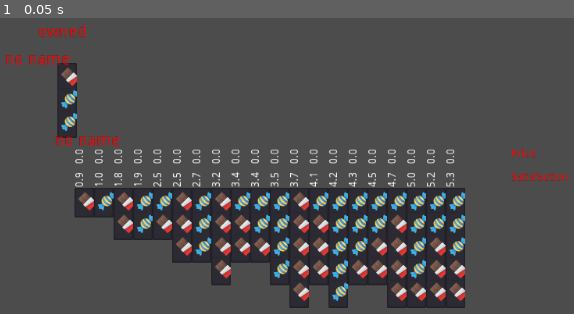
Above: before the commit, frame 1.
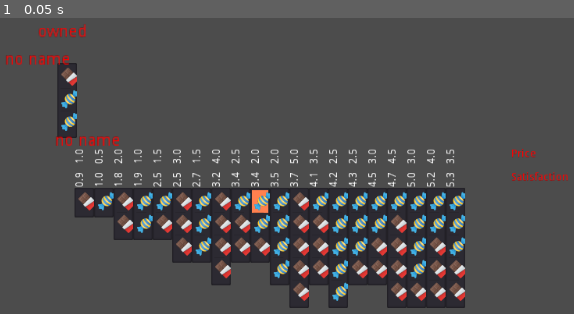
Above: after the commit, the same moment.

Repository: carlostgit/Prices
Game: Godot game, scene res://MainScene.tscn
Two runs of this game, one before a commit and one after it. Both use one fixed random seed, a clock stepped at 60 frames per second and the inputs below. The engine's default icon, where the game draws it, is replaced by a stand-in: a white triangle on a blue panel in a dark square.
Inputs:
- Up to frame 1 (0.05 s): no input

The runs differ from the first frame. In frame 1, 0.5% of the frame differs, in the area x 13-80%, y 44-66%.

Commit message:
Arreglo bug metodo equals de Combination. Un poco de refactoring. Ordeno preloads. Resalto combinacion en CombinationItemList

Diff:
--- a/Combination.gd
+++ b/Combination.gd
@@ -1,6 +1,4 @@
 extends Control
-
-class_name Combination
 
 # Declare member variables here. Examples:
 # var a = 2
@@ -85,10 +83,14 @@
 #	Finished testing
 	return true
 
-func equals(combination_arg:Combination)->bool:
+func equals(combination_arg)->bool:
 	var thing_quantity_dict:Dictionary = combination_arg.get_combidict()
 	if (thing_quantity_dict.size() and _thing_quantity_dict.size()):
-		if thing_quantity_dict.keys() == _thing_quantity_dict.keys():
+		var thing_quantity_dict_sorted:Array = thing_quantity_dict.keys()
+		thing_quantity_dict_sorted.sort()
+		var self_thing_quantity_dict_sorted:Array = _thing_quantity_dict.keys()
+		self_thing_quantity_dict_sorted.sort()
+		if thing_quantity_dict_sorted == self_thing_quantity_dict_sorted:
 			for thing in thing_quantity_dict.keys():
 				if false==(thing in _thing_quantity_dict):
 					return false;
--- a/CombinationCreator.gd
+++ b/CombinationCreator.gd
@@ -4,8 +4,8 @@
 # var a = 2
 # var b = "text"
 
+const Combination = preload("res://Combination.gd")
 const CombinationList = preload("res://CombinationList.gd")
-const Combination = preload("res://Combination.gd")
 
 var _products:Array = ["chocolate","candy"]
 
--- a/CombinationItem.gd
+++ b/CombinationItem.gd
@@ -1,10 +1,10 @@
 extends Control
 
-class_name CombinationItem
 # Declare member variables here. Examples:
 # var a = 2
 # var b = "text"
 
+const Combination = preload("res://Combination.gd")
 #var _canvas_item:CanvasItem = null
 
 var _dibujo_default:Texture = load("res://icon.png")
@@ -25,6 +25,8 @@
 var _combination_dict:Dictionary = Dictionary()
 
 var _item_list:ItemList = null
+
+
 
 # Called when the node enters the scene tree for the first time.
 func _ready():
@@ -132,8 +134,12 @@
 func get_width() -> float:
 	return _fixed_icon_size.x*_scale
 
-func get_combination_dict() -> Dictionary:
+func get_combidict() -> Dictionary:
 	return self._combination_dict
+
+func get_combination()->Combination:
+	var combination:Combination = Combination.new(_combination_dict)
+	return combination
 #
 func highlight(color_arg:Color) -> void:
 	self._item_list.set_item_custom_bg_color(0,color_arg)
--- a/CombinationItemList.gd
+++ b/CombinationItemList.gd
@@ -2,7 +2,14 @@
 
 #class_name CombinationItemList
 
+const Combination = preload("res://Combination.gd")
 const CombinationValueList = preload("res://CombinationValueList.gd")
+const CombinationItem = preload("res://CombinationItem.gd")
+#var _combination_item_scene = preload("res://CombinationItem.tscn")
+
+
+
+
 
 var _name:String = ""
 
@@ -34,9 +41,6 @@
 
 var _font = load("res://new_dynamicfont.tres")
 
-var _combination_item_scene = preload("res://CombinationItem.tscn")
-
-const CombinationItem = preload("res://CombinationItem.gd")
 
 # Called when the node enters the scene tree for the first time.
 func _ready():
@@ -62,18 +66,26 @@
 #func _init(canvas_item_arg:CanvasItem, combinations_arg:Array, combination_satisfaction_arg:Dictionary = Dictionary()):
 #func _init(canvas_item_arg:CanvasItem, combinations_arg:Array = Array(), combination_satisfaction_arg:Dictionary = Dictionary(),combidict_price_arg:Dictionary = Dictionary(),name_arg:String = "no name"):
 
-func init(combination_value_list:CombinationValueList):
-	if (combination_value_list as CombinationValueList):
-		var combinations:Array = combination_value_list.get_combinations()
-		var combination_dicts_array:Array = []
-		var combination_dict_satisfaction:Dictionary = {}
+func init(combination_satisfaction_list:CombinationValueList, combination_price_list:CombinationValueList=null):
+	if (combination_satisfaction_list as CombinationValueList):
+		var combinations:Array = combination_satisfaction_list.get_combinations()
+		var combidicts_array:Array = []
+		var combidict_satisfaction:Dictionary = {}
+		var combidict_price:Dictionary = {}
 		for combination in combinations:
-			var combination_dict:Dictionary = (combination as Combination).get_combidict()
-			combination_dicts_array.append(combination_dict)
-			var satisf:float = combination_value_list.get_value_of_combination(combination)
-			combination_dict_satisfaction[combination_dict]=satisf
-
-		_init(combination_dicts_array, combination_dict_satisfaction)
+			var combidict:Dictionary = (combination as Combination).get_combidict()
+			combidicts_array.append(combidict)
+			var satisf:float = combination_satisfaction_list.get_value_of_combination(combination)
+			combidict_satisfaction[combidict]=satisf
+
+			#price
+			if (null!=combination_price_list):
+				if combination_price_list.has_combination(combination):
+					var price:float = combination_price_list.get_value_of_combination(combination)
+					combidict_price[combidict]=price
+			#
+
+		_init(combidicts_array, combidict_satisfaction,combidict_price)
 	else:
 		assert(false)
 
@@ -135,11 +147,18 @@
 func get_combidicts()->Array:
 	return self._combidicts
 
-
-func highlight_combination_with_color(combination_to_highlight_arg:Dictionary, color_arg:Color)->void:
+func highlight_combination_with_color(combination_to_highlight_arg:Combination, color_arg:Color)->void:
 	for combination_item in self._combination_items:
-		var combination_dict:Dictionary = combination_item.get_combination_dict()
-		if Utils.compare_dictionaries(combination_dict,combination_to_highlight_arg):
+#		var combination_dict:Dictionary = combination_item.get_combination_dict()
+		var combination:Combination = combination_item.get_combination()
+		if combination.equals(combination_to_highlight_arg):
+			combination_item.highlight(color_arg)
+
+
+func highlight_combidict_with_color(combidict_to_highlight_arg:Dictionary, color_arg:Color)->void:
+	for combination_item in self._combination_items:
+		var combination_dict:Dictionary = combination_item.get_combidict()
+		if Utils.compare_dictionaries(combination_dict,combidict_to_highlight_arg):
 			combination_item.highlight(color_arg)
 
 
--- a/CombinationValueList.gd
+++ b/CombinationValueList.gd
@@ -10,6 +10,8 @@
 var _combination_value_array:Array = [] #Contiene CombinationValue
 
 class CombinationValue:
+	const Combination = preload("res://Combination.gd")
+
 	var _combination_value:Dictionary = {}
 	func _init(combination_arg:Combination=null, value_arg:float=0):
 		_combination_value["combination"]=combination_arg
@@ -50,6 +52,9 @@
 # Called every frame. 'delta' is the elapsed time since the previous frame.
 #func _process(delta):
 #	pass
+
+func is_empty()->bool:
+	return _combination_value_array.empty()
 
 func add_combination_value(combination_arg:Combination, value_arg:float)->void:
 	var combination_value:CombinationValue = CombinationValue.new(combination_arg,value_arg)
--- a/MainScene.gd
+++ b/MainScene.gd
@@ -1,8 +1,8 @@
 extends Node2D
 
+const Combination = preload("res://Combination.gd")
 const CombinationCreator = preload("res://CombinationCreator.gd")
 const CombinationList = preload("res://CombinationList.gd")
-const Combination = preload("res://Combination.gd")
 const SatisfactionCalculator = preload("res://SatisfactionCalculator.gd")
 const CombinationValueList = preload("res://CombinationValueList.gd")
 
@@ -28,12 +28,14 @@
 
 	var combinations_array:Array = combination_list.get_combinations_array()
 
-	var combination_value_list:CombinationValueList = CombinationValueList.new()
+	var combination_satisfaction_list:CombinationValueList = CombinationValueList.new()
+	var combination_price_list:CombinationValueList = CombinationValueList.new()
 	for combination in combinations_array:
 		var satisf:float = satisfaction_calculator.calculate_satisf_of_combination(combination)
-		combination_value_list.add_combination_value(combination,satisf)
-
-	combination_value_list.sort()
+		combination_satisfaction_list.add_combination_value(combination,satisf)
+		var price = Prices.calculate_combination_price(combination)
+		combination_price_list.add_combination_value(combination,price)
+	combination_satisfaction_list.sort()
 
 #	var combination_dict_array_sorted:Array = combination_value_list.get_combination_dict_array()
 #	var combination_satisfaction:Dictionary = {}
@@ -42,7 +44,14 @@
 #		combination_satisfaction[combination_dict] = satisf
 #
 #	$CombinationSatisfaction.init(combination_dict_array_sorted,combination_satisfaction)
-	$CombinationSatisfaction.init(combination_value_list)
+#	TODO: combination_price_list, meterlo en $CombinationSatisfaction
+	$CombinationSatisfaction.init(combination_satisfaction_list, combination_price_list)
+
+
+	#Voy a resaltar la combinación actual
+	var combination:Combination = $OwnedItems.get_combination()
+	var color:Color = Color( 1, 0.5, 0.31, 1 )
+	$CombinationSatisfaction.highlight_combination_with_color(combination,color)
 
 	pass # Replace with function body.
 
--- a/Prices.gd
+++ b/Prices.gd
@@ -1,4 +1,6 @@
 extends Control
+
+const Combination = preload("res://Combination.gd")
 
 # Declare member variables here. Examples:
 # var a = 2
@@ -29,7 +31,10 @@
 	else:
 		return 0.0
 
-func calculate_price(combidict_arg:Dictionary)->float:
+func calculate_combination_price(combination_arg:Combination)->float:
+	return calculate_combidict_price(combination_arg.get_combidict())
+
+func calculate_combidict_price(combidict_arg:Dictionary)->float:
 
 	var total_price:float = 0.0
 	for product in combidict_arg.keys():
--- a/TradeCalculator.gd
+++ b/TradeCalculator.gd
@@ -42,7 +42,7 @@
 
 	var satisfaction:float =_satisfaction_calculator.calculate_satisf_of_combidict(combidict_arg)
 	#Prices está en autoload, por lo que lo puedo usar en cualquier lado
-	var price:float = Prices.calculate_price(combidict_arg)
+	var price:float = Prices.calculate_combidict_price(combidict_arg)
 
 	var best_combination:Dictionary = calculate_best_combidict(price)
 	var satisfaction_of_best_combination:float = _satisfaction_calculator.calculate_satisf_of_combidict(best_combination)
--- a/project.godot
+++ b/project.godot
@@ -9,24 +9,12 @@
 config_version=4
 
 _global_script_classes=[ {
-"base": "Control",
-"class": "Combination",
-"language": "GDScript",
-"path": "res://Combination.gd"
-}, {
-"base": "Control",
-"class": "CombinationItem",
-"language": "GDScript",
-"path": "res://CombinationItem.gd"
-}, {
 "base": "Reference",
 "class": "Utils",
 "language": "GDScript",
 "path": "res://Utils.gd"
 } ]
 _global_script_class_icons={
-"Combination": "",
-"CombinationItem": "",
 "Utils": ""
 }
 
